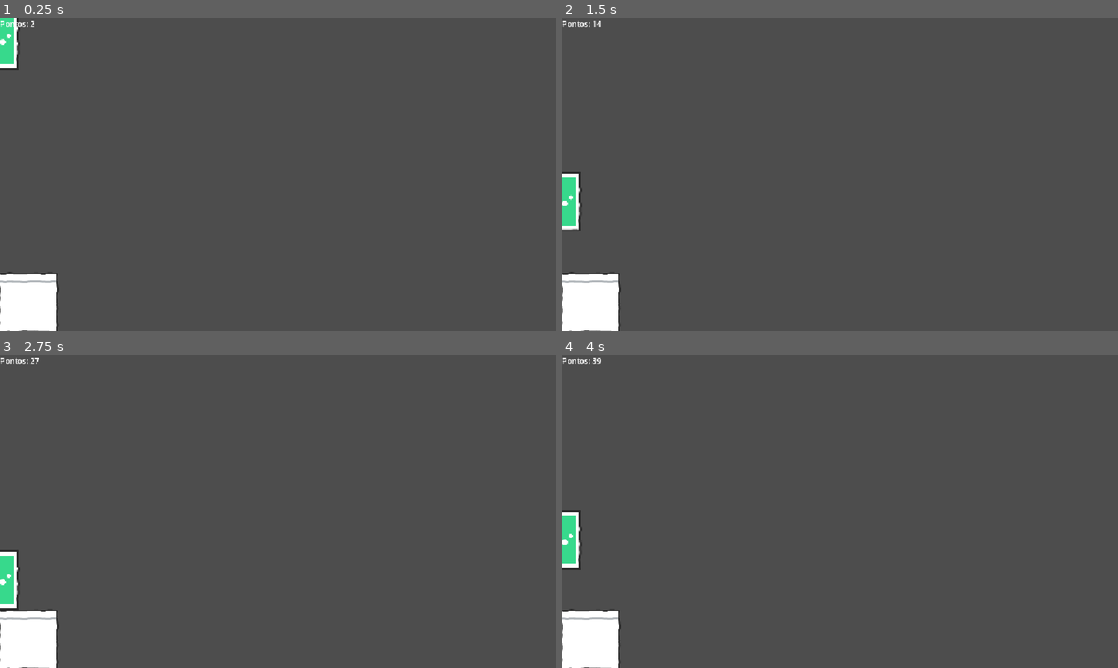
Above: before the commit, frames 1-4 (two rows, left to right).
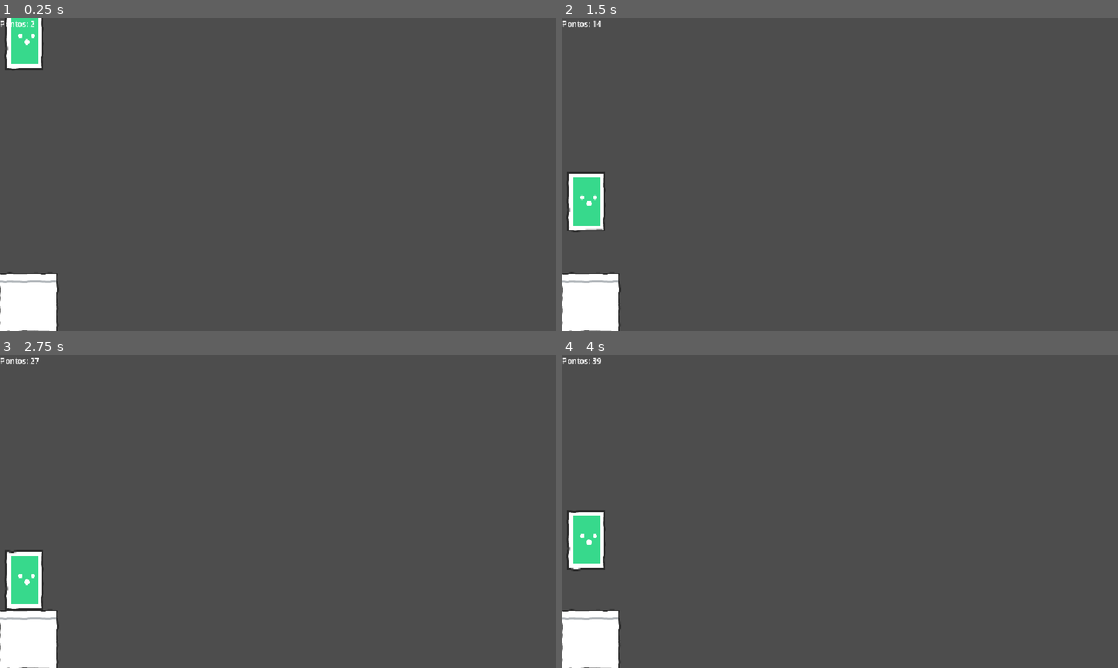
Above: after the commit, the same moments.

Repository: YakumaKuramy/first-game-hackathon
Game: Godot game, scene res://scenes/systems/main.tscn
Same seed, same stepped clock (60 frames per second), same inputs: the game is played once before the commit and once after it. The project has no main scene, so this scene is started directly.
Inputs:
- Up to frame 1 (0.25 s): no input
- Up to frame 2 (1.5 s): tap Enter (ui_accept) at 0.5, 0.77, 1.25 s
- Up to frame 3 (2.75 s): tap Enter (ui_accept) at 1.52 s
- Up to frame 4 (4 s): tap Enter (ui_accept) at 2.75, 3.02, 3.77 s

The runs differ from the first frame. In frame 1, 1.2% of the frame differs, in the area x 0-8%, y 0-17%; in frame 2, 1.3%; in frame 3, 1.3%, in the area x 0-8%, y 62-82%; in frame 4, 1.3%.

Commit message:
Update main.tscn
Atualização de segurança

Diff:
--- a/scenes/systems/main.tscn
+++ b/scenes/systems/main.tscn
@@ -16,6 +16,7 @@
 cena_obstaculo = ExtResource("3_v361m")
 
 [node name="player" parent="." unique_id=1539706647 instance=ExtResource("2_ojoqw")]
+position = Vector2(50, 0)
 
 [node name="spawn_position" type="Marker2D" parent="." unique_id=1515799304]
 
